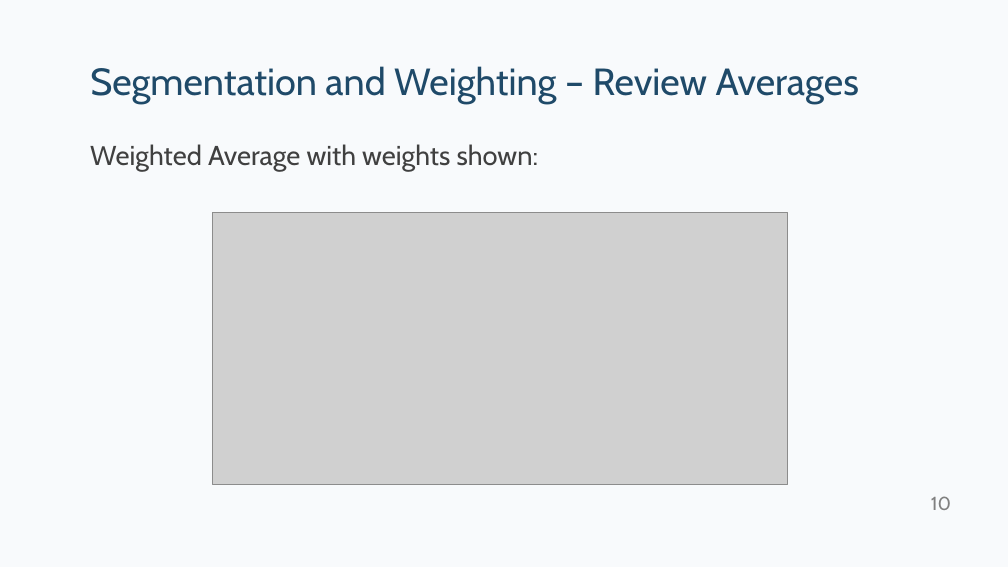
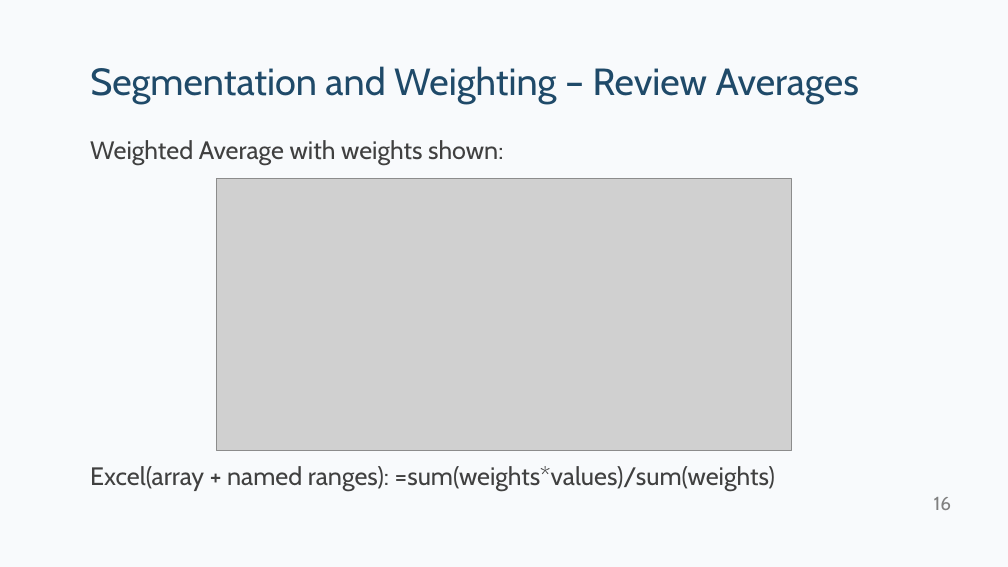
Before and after one commit to kpfairchild/ExcelSimulator, a slide deck: slide 16 of Excel Simulator Tips and Tricks.pptx (slide 10 before the commit). Drawn at 1008x567 pixels with LibreOffice and Linux fonts; fonts in the diff are those of the drawing; grey boxes stand for pictures. Boxes give left, top, right and bottom in pixels: in the first picture for what was removed or moved away, otherwise in the second. Text is boxed around its words. In the diff, an @@ line names an element or a change of style, - is before the commit and + after.

```diff
--- a/Excel Simulator Tips and Tricks.pptx
+++ b/Excel Simulator Tips and Tricks.pptx
@@ text at (90, 140, 503, 165): size 26 to 24.1 pt in "Weighted Average with weights shown:"; line spacing 1.2 to 1.1 @@
@@ picture: place and size @@
-picture at (213, 212, 788, 485)
+picture at (216, 178, 791, 451)
@@ text at (90, 466, 775, 491): paragraph added @@
+Excel(array + named ranges): =sum(weights*values)/sum(weights)
@@ page number at (934, 497, 951, 510): text changed @@
-10
+16
```
Also in this commit, not shown: 7 other slides changed, 5 slides added, 3 other files.
